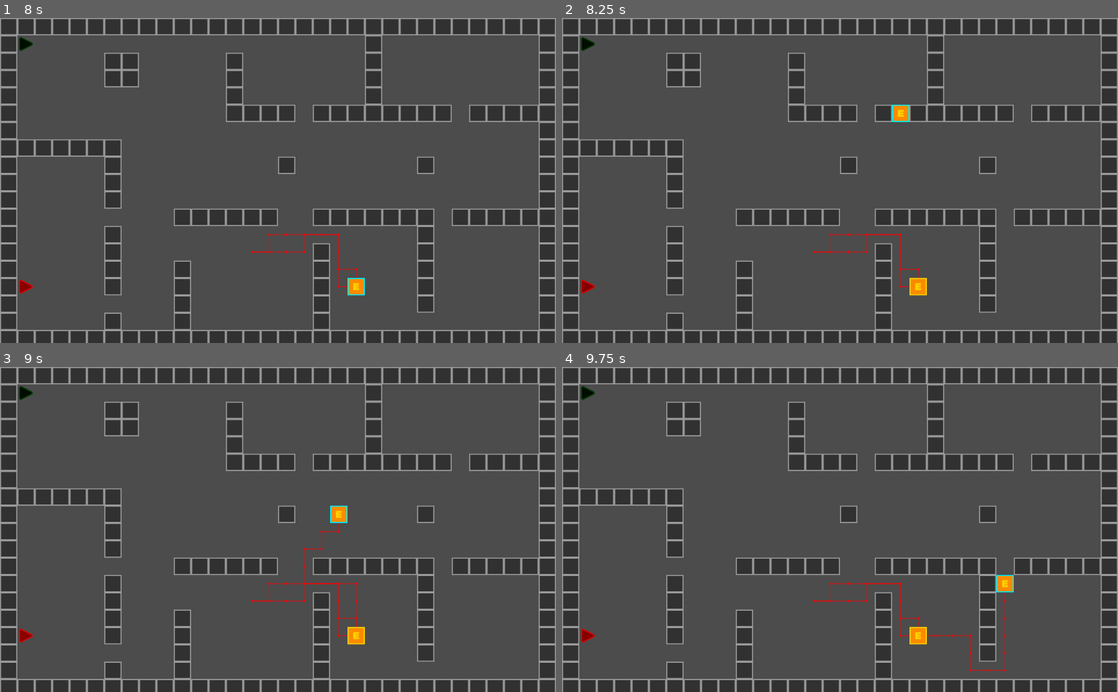
Above: before the commit, frames 1-4 (two rows, left to right).
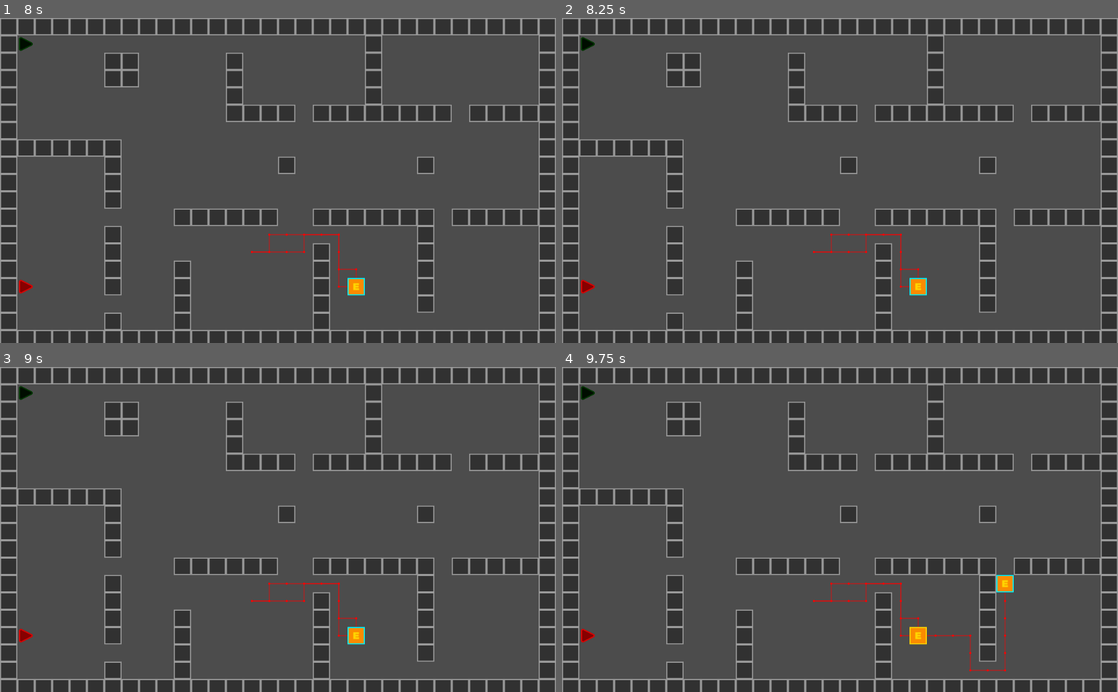
Above: after the commit, the same moments.

Repository: Matthew-Underwood/Jasper
Game: Godot game, scene res://scenes/main.tscn
Same seed, same stepped clock (60 frames per second), same inputs: the game is played once before the commit and once after it.
Inputs (mouse positions are in pixels of both pictures, inside the frame that each line leads up to):
- Up to frame 1 (8 s): tap Enter at 0.5 s; drag from (27, 44) to (27, 287) at 0.52 s; click (27, 287) at 1.25 s; drag from (27, 287) to (27, 44) at 1.27 s; click (27, 44) at 2 s; move the mouse to (355, 287) at 2.02 s; press the mouse at (355, 287) at 2.03 s; release the mouse at (355, 287) at 2.75 s; drag from (250, 245) to (27, 287) at 2.77 s; click (27, 287) at 3.5 s; drag from (27, 287) to (305, 180) at 3.52 s; click (305, 180) at 4.25 s; drag from (111, 131) to (355, 287) at 4.27 s; move the mouse to (305, 180) at 5.02 s; press the mouse at (305, 180) at 5.03 s; release the mouse at (305, 180) at 5.75 s; drag from (305, 183) to (355, 287) at 5.77 s; move the mouse to (400, 164) at 6.52 s; press the mouse at (400, 164) at 6.53 s; release the mouse at (400, 164) at 7.25 s; drag from (405, 164) to (355, 287) at 7.27 s
- Up to frame 2 (8.25 s): move the mouse to (895, 109) at 8.02 s; press the mouse at (895, 109) at 8.03 s
- Up to frame 3 (9 s): release the mouse at (333, 458) at 8.75 s; drag from (339, 461) to (355, 636) at 8.77 s
- Up to frame 4 (9.75 s): move the mouse to (1006, 578) at 9.52 s; press the mouse at (1006, 578) at 9.53 s

Frame 1 is identical in both runs. In frame 2, 0.2% of the frame differs, in the area x 59-66%, y 26-86%; in frame 3, 0.3%, in the area x 54-66%, y 42-86%; in frame 4, nothing differs.

Commit message:
Only create waypoints on walkable tiles
Only create waypoints on walkable tiles

Diff:
--- a/classes/pathing.gd
+++ b/classes/pathing.gd
@@ -26,6 +26,11 @@
 			# coordinates from and to Vector3s.
 			_aStar.add_point(point_index, Vector3(point.x, point.y, 0.0))
 	return points_array
+
+func isWalkable(point : Vector2) -> bool:
+	var pointIndex = _calculatePointIndex(point)
+	return _aStar.has_point(pointIndex)
+
 
 # Once you added all points to the AStar node, you've got to connect them.
 # The points don't have to be on a grid: you can use this class
--- a/node/character.gd
+++ b/node/character.gd
@@ -56,9 +56,11 @@
 
 func _change_state(new_state):
 	if new_state == States.FOLLOW:
+		#TODO is this misleading? Its checking for waypoint exists not the path
 		if _tileMap.hasPath(_characterInfo, _target_position):
 			return
-
+		if !_tileMap.isWalkable(_characterInfo, _target_position):
+			return
 		_path = _tileMap.createPath(
 			_characterInfo,
 			position,
--- a/node/tile_map.gd
+++ b/node/tile_map.gd
@@ -58,6 +58,10 @@
 func hasPath(characterInfo : CharacterInfo, targetPoint : Vector2) -> bool:
 	var worldPos = world_to_map(targetPoint)
 	return !_waypoints.hasPosition(characterInfo.getId(), worldPos).empty()
+
+func isWalkable(characterInfo : CharacterInfo, targetPoint : Vector2) -> bool:
+	var worldPos = world_to_map(targetPoint)
+	return _pathing.isWalkable(worldPos)
 
 func createPath(characterInfo : CharacterInfo, startPoint : Vector2, targetPoint : Vector2):
 
